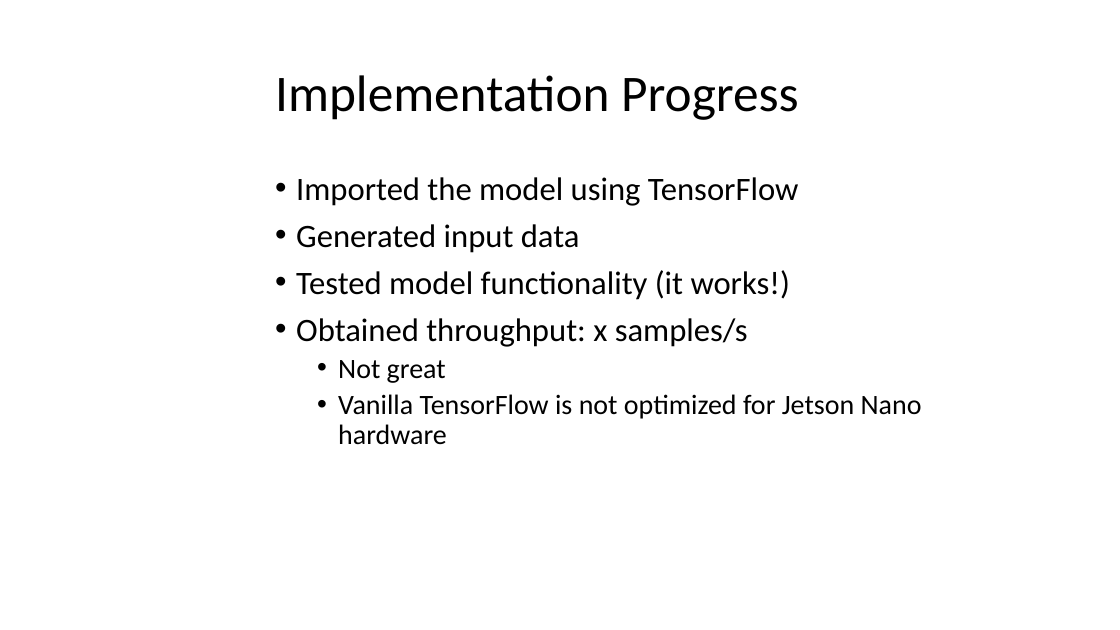
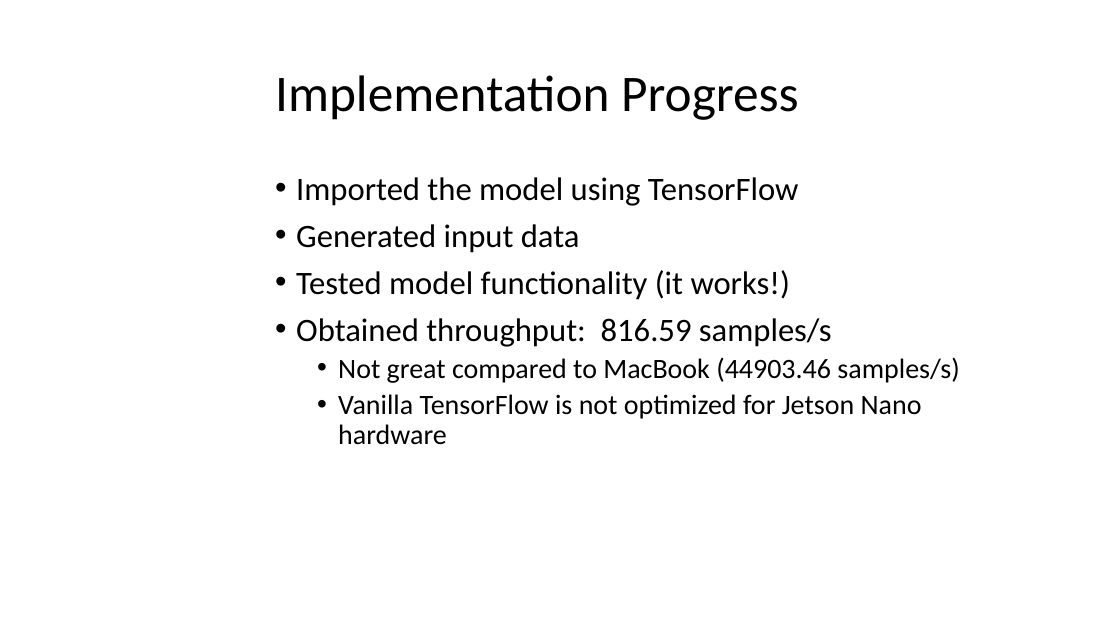
Before and after one commit to mayersjd/HardwareCNN, a slide deck: slide 10 of Presentations/ProjectPresentation_04-01-CB.pptx. Drawn at 1120x630 pixels with LibreOffice and Linux fonts; fonts in the diff are those of the drawing; background and template pictures are left out. Boxes give left, top, right and bottom in pixels: in the first picture for what was removed or moved away, otherwise in the second. Text is boxed around its words. In the diff, an @@ line names an element or a change of style, - is before the commit and + after.

Commit message:
Updating presentation

```diff
--- a/Presentations/ProjectPresentation_04-01-CB.pptx
+++ b/Presentations/ProjectPresentation_04-01-CB.pptx
@@ text at (x1=296, y1=318, x2=959, y2=383): text changed; size 28 to 24 pt @@
-• Obtained throughput: x samples/s
-  • Not great
+• Obtained throughput: 816.59 samples/s
+  • Not great compared to MacBook (44903.46 samples/s)
```
